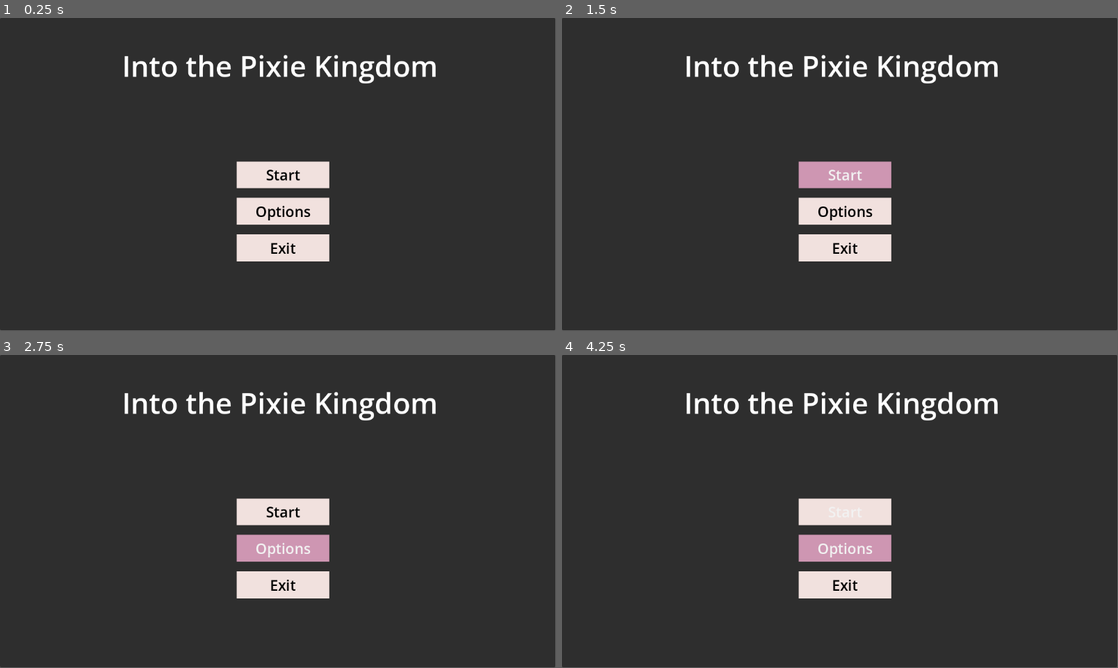
Above: before the commit, frames 1-4 (two rows, left to right).
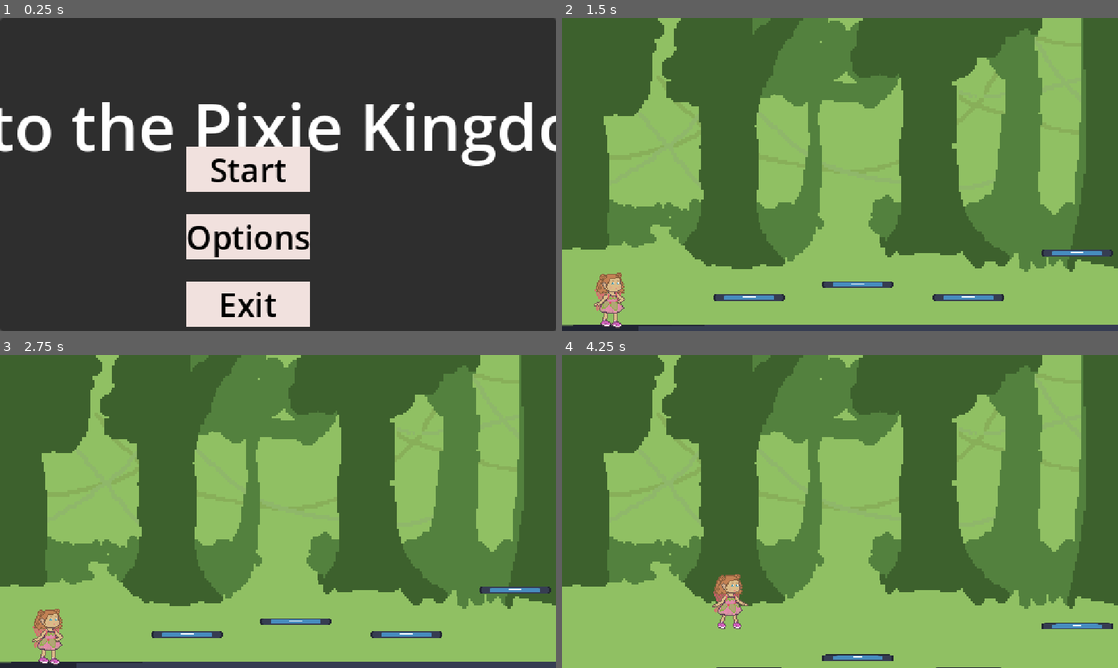
Above: after the commit, the same moments.

Repository: AlexReidNZ/Into-The-Pixie-Kingdom
Game: Godot game, scene res://Scenes/menu.tscn
Two runs of this game, one before a commit and one after it. Both use one fixed random seed, a clock stepped at 60 frames per second and the inputs below. The engine's default icon, where the game draws it, is replaced by a stand-in: a white triangle on a blue panel in a dark square.
Inputs (mouse positions are in pixels of both pictures, inside the frame that each line leads up to):
- Up to frame 1 (0.25 s): no input
- Up to frame 2 (1.5 s): click "Start" at 0.5 s; click (845, 174) at 1.25 s, where only the run before the commit has a clickable "Start"
- Up to frame 3 (2.75 s): click (283, 549) at 2 s, where only the run before the commit has a clickable "Options"
- Up to frame 4 (4.25 s): hold Shift (run) 2.78-3.53 s; hold Right (move_right) from 2.78 s (still down); tap Up (ui_up) at 3.02 s; tap Shift (run) at 3.6 s; tap Space (jump) at 3.77 s
In our replay, the window is 799x449 before the commit and 800x450 after it. These sizes can differ from the game's own. Grey fills any space a smaller window leaves; there, only what the larger window draws over its background counts as a difference.

The runs differ from the first frame. In frame 1, 16% of the frame differs, in the area x 0-100%, y 0-100%; in frame 2, 99%; in frame 3, 99%; in frame 4, 100%.

Commit message:
feat: change scale settings

Diff:
--- a/Scenes/menu.tscn
+++ b/Scenes/menu.tscn
@@ -53,8 +53,8 @@
 anchor_bottom = 0.5
 offset_left = -85.0
 offset_top = -26.0
-offset_right = 107.0
-offset_bottom = 181.0
+offset_right = 29.0
+offset_bottom = 140.0
 grow_horizontal = 2
 grow_vertical = 2
 theme_override_constants/separation = 20
--- a/Scripts/menu.gd
+++ b/Scripts/menu.gd
@@ -1,7 +1,8 @@
 extends Control
 
+
 func _on_start_pressed() -> void:
-	pass # Replace with function body.
+	get_tree().change_scene_to_file("res://platformer/platform_level.tscn")
 
 func _on_options_pressed() -> void:
 	pass # Replace with function body.
--- a/platformer/platform_level.tscn
+++ b/platformer/platform_level.tscn
@@ -1,7 +1,8 @@
-[gd_scene load_steps=6 format=3 uid="uid://cfrj4t5rn0lay"]
+[gd_scene load_steps=7 format=3 uid="uid://cfrj4t5rn0lay"]
 
 [ext_resource type="PackedScene" uid="uid://boc6l1kkktvup" path="res://player/player.tscn" id="1_bxnp0"]
-[ext_resource type="Texture2D" uid="uid://ca56kg7jr5m0y" path="res://icon.svg" id="1_woxqj"]
+[ext_resource type="Texture2D" uid="uid://ca56kg7jr5m0y" path="res://Sprites/icon.svg" id="1_woxqj"]
+[ext_resource type="Texture2D" uid="uid://boy25fpexvose" path="res://platformer/Ivy Path Background.png" id="3_k08ho"]
 
 [sub_resource type="WorldBoundaryShape2D" id="WorldBoundaryShape2D_mr6wc"]
 
@@ -14,9 +15,19 @@
 [node name="PlatformLevel" type="Node2D"]
 texture_filter = 1
 
+[node name="Parallax2D" type="Parallax2D" parent="."]
+scroll_scale = Vector2(0.5, 0)
+repeat_size = Vector2(602, 0)
+
+[node name="IvyPathBackground" type="Sprite2D" parent="Parallax2D"]
+z_index = -999
+scale = Vector2(0.188125, 0.188125)
+texture = ExtResource("3_k08ho")
+centered = false
+
 [node name="Player" parent="." instance=ExtResource("1_bxnp0")]
 z_index = 10
-position = Vector2(42, 114)
+position = Vector2(44, -46)
 speed = 69
 acceleration = 0.2
 deceleration = 0.14
@@ -25,7 +36,7 @@
 animate_look_around_chance = 0.15
 
 [node name="Ground" type="StaticBody2D" parent="."]
-position = Vector2(0, 137)
+position = Vector2(-50, -6)
 
 [node name="CollisionShape2D" type="CollisionShape2D" parent="Ground"]
 position = Vector2(0, 1)
@@ -42,6 +53,7 @@
 shape = SubResource("WorldBoundaryShape2D_w4v88")
 
 [node name="Platforms" type="Node2D" parent="."]
+position = Vector2(22, -116)
 
 [node name="Platform" type="StaticBody2D" parent="Platforms"]
 position = Vector2(117, 82)
--- a/player/player.tscn
+++ b/player/player.tscn
@@ -486,9 +486,10 @@
 script = ExtResource("1_mehl8")
 
 [node name="Camera2D" type="Camera2D" parent="."]
-position = Vector2(0, 26)
+position = Vector2(-256, -229)
+anchor_mode = 0
 limit_left = 0
-limit_bottom = 144
+limit_bottom = 0
 position_smoothing_enabled = true
 position_smoothing_speed = 8.0
 
--- a/project.godot
+++ b/project.godot
@@ -19,10 +19,16 @@
 
 DialogDatabase="*res://Scripts/dialog_database.gd"
 DialogStateMachineAuto="*res://Scripts/dialog_state_machine.gd"
+Global="*res://Scripts/Global.gd"
 
-[autoload]
+[display]
 
-Global="*res://Scripts/Global.gd"
+window/size/viewport_width=512
+window/size/viewport_height=288
+window/size/window_width_override=1280
+window/size/window_height_override=720
+window/stretch/mode="viewport"
+window/stretch/aspect="keep_height"
 
 [dotnet]
 
Not shown, added: platformer/Ivy Path Background.png.import
Not shown, added: platformer/Ivy Path foregrund.png.import
Not shown, added: platformer/Ivy Path path.png.import
Not shown, added: platformer/Ivy Path trees.png.import
